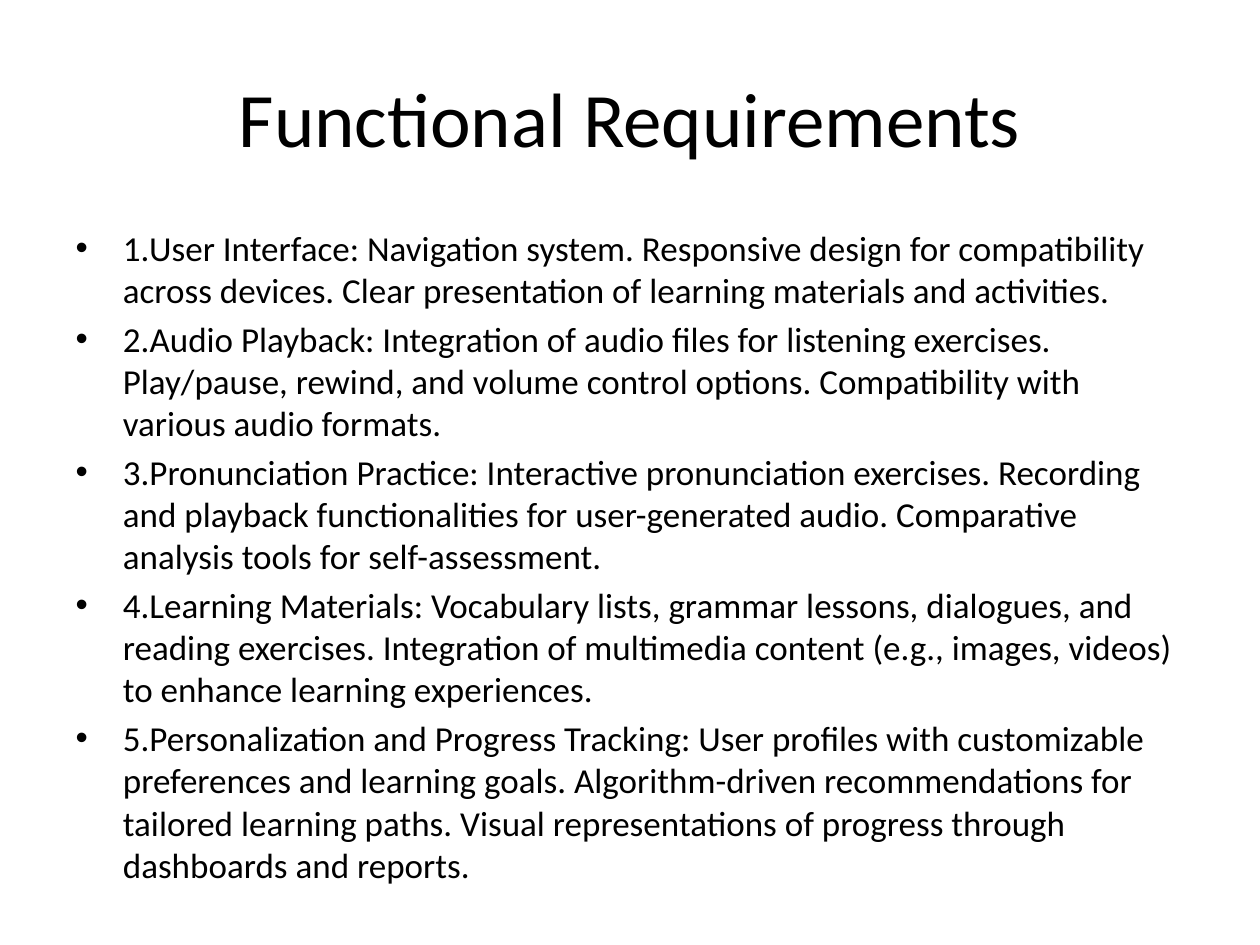
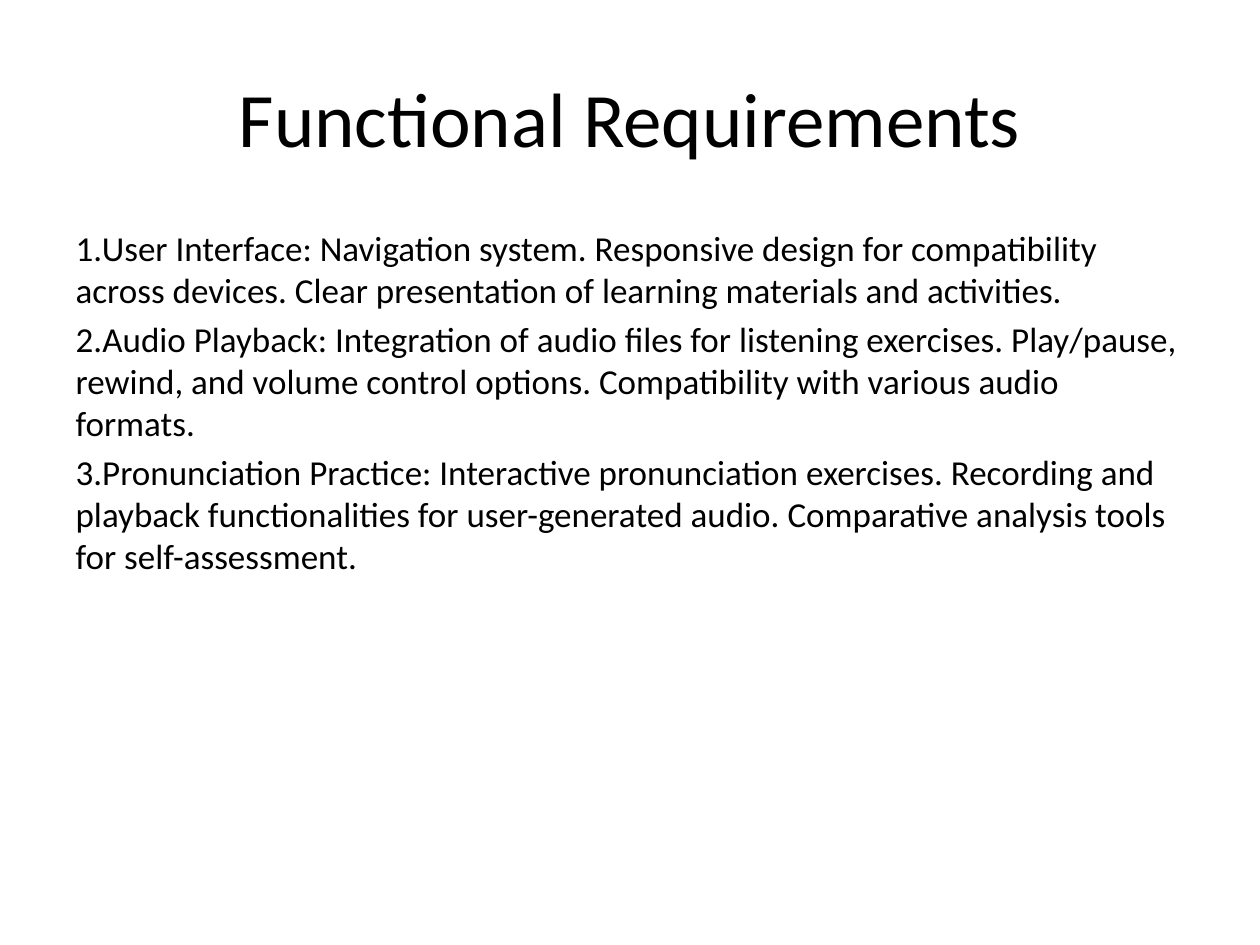
Before and after one commit to VictorMK22/PixelPioneers, a slide deck: slide 4 of Presentation1.pptx. Drawn at 1260x945 pixels with LibreOffice and Linux fonts; fonts in the diff are those of the drawing. Boxes give left, top, right and bottom in pixels: in the first picture for what was removed or moved away, otherwise in the second. Text is boxed around its words. In the diff, an @@ line names an element or a change of style, - is before the commit and + after.

```diff
--- a/Presentation1.pptx
+++ b/Presentation1.pptx
@@ text "1.User Interface: Navigation system. Responsive ..." at bbox=[76, 236, 1176, 570]: bullet • to none @@
@@ text at bbox=[123, 593, 1172, 842]: paragraphs removed @@
-• 4.Learning Materials: Vocabulary lists, grammar lessons, dialogues, and reading exercises. Integration of multimedia content (e.g., images, videos) to enhance learning experiences.
-• 5.Personalization and Progress Tracking: User profiles with customizable preferences and learning goals. Algorithm-driven recommendations for tailored learning paths. Visual representations of progress through dashboards and reports.
```
Also in this commit, not shown: 4 other slides changed, 6 slides added.
